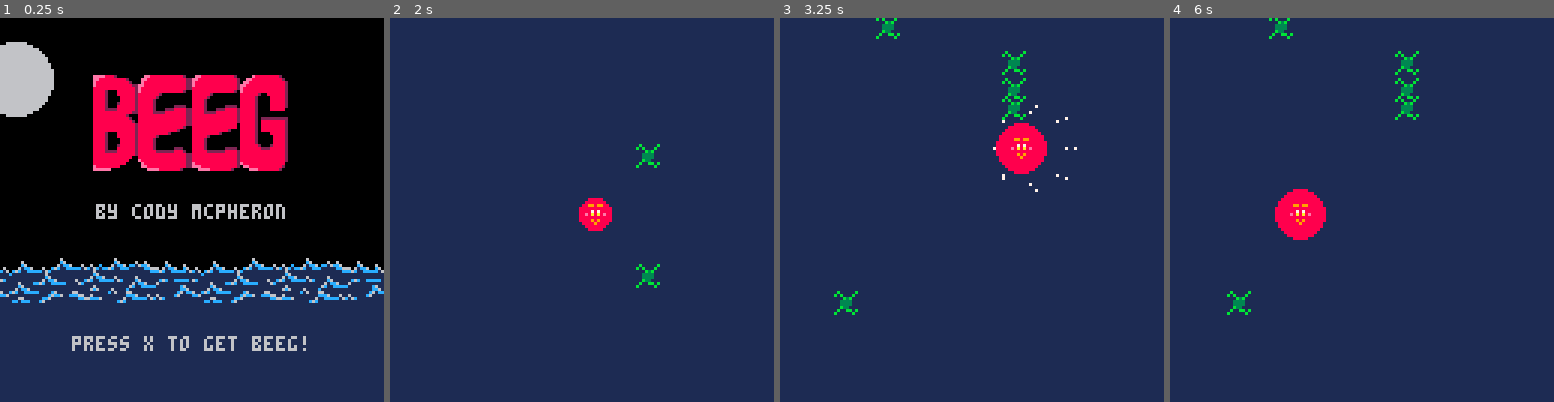
Above: before the commit, frames 1-4 (left to right).
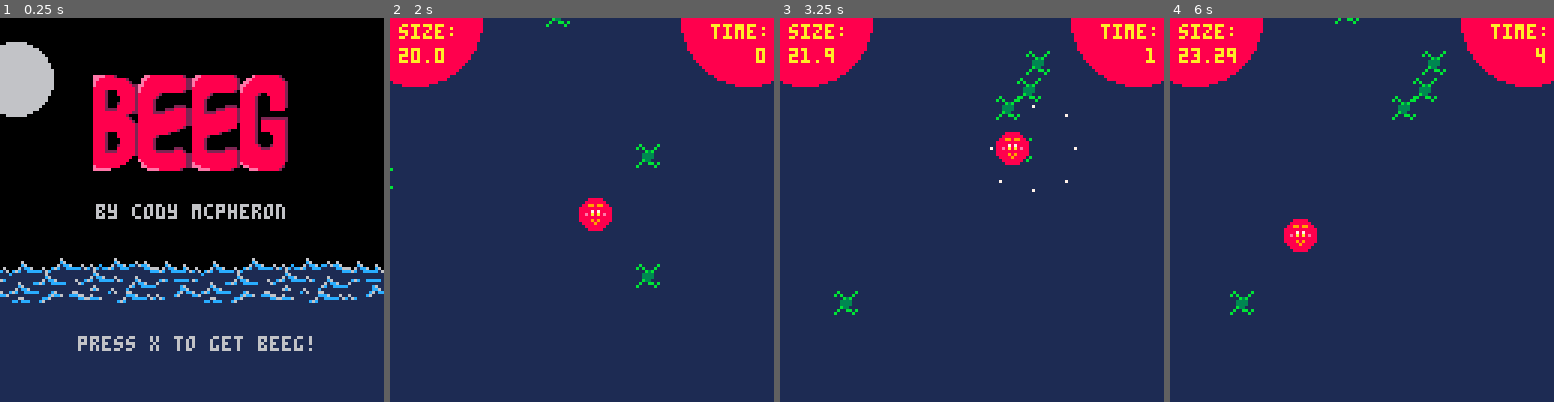
Above: after the commit, the same moments.

Repository: acmcpheron02/beeg
Game: PICO-8 cartridge beeg.p8
The game is run twice, just before and just after one commit, with the same random seed, the same clock (stepped at 60 frames per second) and the same inputs.
Inputs:
- Up to frame 1 (0.25 s): no input
- Up to frame 2 (2 s): tap X (X key) at 0.33, 1.07, 1.85 s; hold Right from 1.6 s (still down)
- Up to frame 3 (3.25 s): release Right at 2.1 s; hold Up 2.15-2.42 s; hold Right 2.47-3.03 s; tap X (X key) at 2.97 s; hold Left from 3.08 s (still down)
- Up to frame 4 (6 s): release Left at 3.58 s; hold Down 3.63-3.97 s; hold Right 4.02-4.68 s; tap X (X key) at 4.08, 5.2 s; hold Up 4.73-5.03 s; hold Left 5.08-5.68 s; hold Down from 5.73 s (still down)

The runs differ from the first frame. In frame 1, 1.1% of the frame differs, in the area x 18-82%, y 82-87%; in frame 2, 7.4%; in frame 3, 9.2%; in frame 4, 9.7%, in the area x 0-100%, y 0-78%.

Commit message:
implemented ui and timer

Diff:
--- a/beeg.p8
+++ b/beeg.p8
@@ -6,11 +6,12 @@
 scene = "title"
 ani = -1
 ti = 5
+timer = 0
 actors = {}
 player = {}
 title = {
   ["size"] = 1,
-  ["posX"] = 32,
+  ["posx"] = 32,
   ["posy"] = 32,
   ["w"] = 62,
   ["h"] = 32
@@ -59,7 +60,7 @@
   sspr(64, 32, 64, 16, ani/2+64, (ani/32)%2 + 80)
   sspr(0, 32, 64, 32, 32-(32*pulse-32), 20-(16*pulse-16), 64*pulse, 32*pulse)
   print("by cody mcpheron", 32, 62, 6) --16 char
-  print("press x to get beeg!", 24, 106, 6) --20 char
+  print("press x to get beeg!", 26, 106, 6) --20 char
 end
 
 function trans_update ()
@@ -88,7 +89,6 @@
 
 function lvl1_draw()
   cls(1)
-  map(0,0,0,0,200,200)
   foreach(particles, draw_particles)
   for i = 1, #actors do
     if(actors[i].kind != "player") then
@@ -96,6 +96,12 @@
     end
   end
   player.draw_actor()
+  circfill(cam.posx+8, cam.posy, 22, 8)
+  print("size:", cam.posx + 3, cam.posy + 2, 10)
+  print(format(player.mass, 2), cam.posx + 3, cam.posy + 10, 10)
+  circfill(cam.posx+119, cam.posy, 22, 8)
+  print("time:", cam.posx + 107, cam.posy + 2, 10)
+  print(flr(timer), cam.posx + 126 - #tostr(flr(timer))*4, cam.posy + 10, 10)
 end
 
 function lvl1_update()
@@ -106,6 +112,13 @@
   end
   collisions()
   foreach(particles, update_particles)
+  timer += 0.033
+end
+
+function format(n,d)
+  return
+    flr(n) .. "." ..
+    flr(n%1 * 10^d)
 end
 
 function collisions()
@@ -192,7 +205,7 @@
   p.dy = 0
   p.x_speed = 0
   p.y_speed = 0
-  p.mass = 20
+  p.mass = 20.0
   p.base_accel = 1.2
   p.base_friction = .45
   p.base_mass = 20
@@ -270,32 +283,32 @@
 
 function make_camera()
   local c = {}
-  c.posX = player.x - 62
-  c.posY = player.y - 62
+  c.posx = player.x - 62
+  c.posy = player.y - 62
   function c.cameraDraw()
     local bounds = 24
     local offset = 64
     --right bounds
-    if (player.x+player.w-offset > c.posX + bounds) then c.posX = player.x + player.w - offset - bounds end
+    if (player.x+player.w-offset > c.posx + bounds) then c.posx = player.x + player.w - offset - bounds end
     --left bounds
-    if (player.x-offset < c.posX - bounds) then c.posX = player.x - offset + bounds end
+    if (player.x-offset < c.posx - bounds) then c.posx = player.x - offset + bounds end
     --lower bounds
-    if (player.y+player.h-offset > bounds + c.posY) then c.posY = player.y + player.h - offset - bounds end
+    if (player.y+player.h-offset > bounds + c.posy) then c.posy = player.y + player.h - offset - bounds end
     --upper bounds
-    if (player.y-offset < c.posY - bounds) then c.posY = player.y - offset + bounds end
-    camera(c.posX, c.posY)
+    if (player.y-offset < c.posy - bounds) then c.posy = player.y - offset + bounds end
+    camera(c.posx, c.posy)
   end
   return c
 end
 
 function attach(pl, t)
-  local tr = 5 --target ratio
+  local tr = 4 --target ratio
   local er = sqrt(pl.size)*0.4 --eat range
   t.x=(pl.x*t.attSp + t.x*tr)/(t.attSp+tr)
   t.y=(pl.y*t.attSp + t.y*tr)/(t.attSp+tr)
   if abs(t.x-pl.x) < er and abs(t.y-pl.y) < er then
     eat(pl, t)
-  else t.attSp += 0.5
+  else t.attSp += 0.8
   end
 end
 
@@ -303,19 +316,20 @@
   eated = true
   eat_fx(pl, t)
   del(actors, t)
-  pl.add_mass(4)
+  pl.add_mass(1.1)
 end
 
 function spawn_food()
   local spawnDir = flr(rnd(4))
   local offset = flr(rnd(128))-64
+  local soff = flr(rnd(24))
   local x
   local y
-  if spawnDir == 0 then x,y = 74,offset end
-  if spawnDir == 1 then x,y = -74,offset end
-  if spawnDir == 2 then x,y = offset,74 end
-  if spawnDir == 3 then x,y = offset,-74 end
-  make_actor("food", x+cam.posX+64, y+cam.posY+64, 7, 7, 32) --make_actor(k,x,y,h,w,s)
+  if spawnDir == 0 then x,y = 64+soff,offset end
+  if spawnDir == 1 then x,y = -64-soff,offset end
+  if spawnDir == 2 then x,y = offset,64+soff end
+  if spawnDir == 3 then x,y = offset,-64-soff end
+  make_actor("food", x+cam.posx+64, y+cam.posy+64, 7, 7, 32) --make_actor(k,x,y,h,w,s)
 end
 
 function eat_fx (pl, t)
